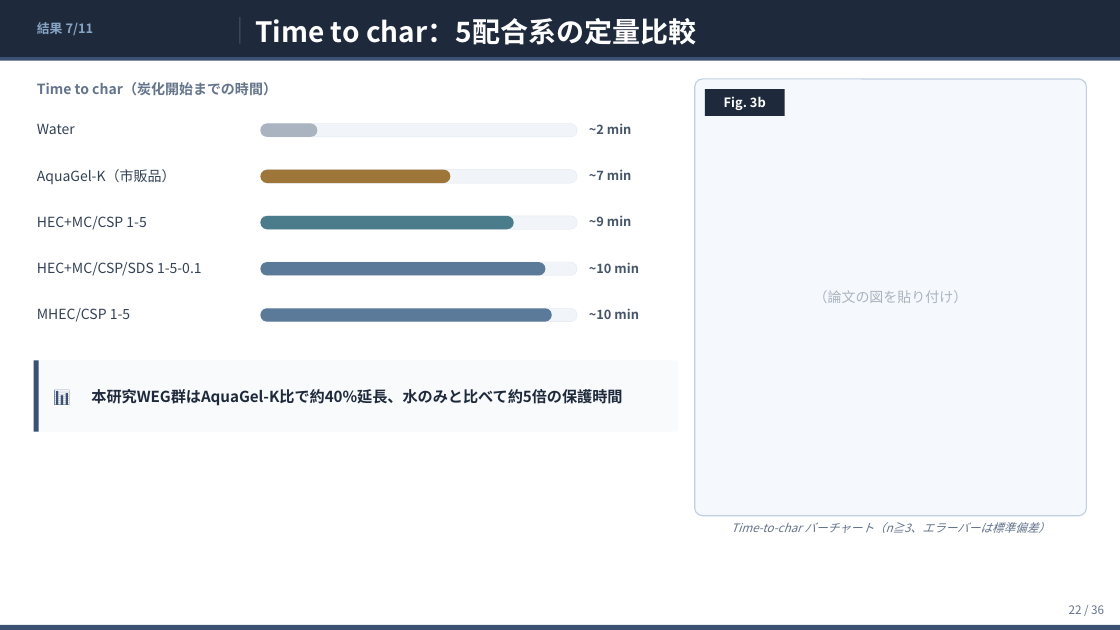
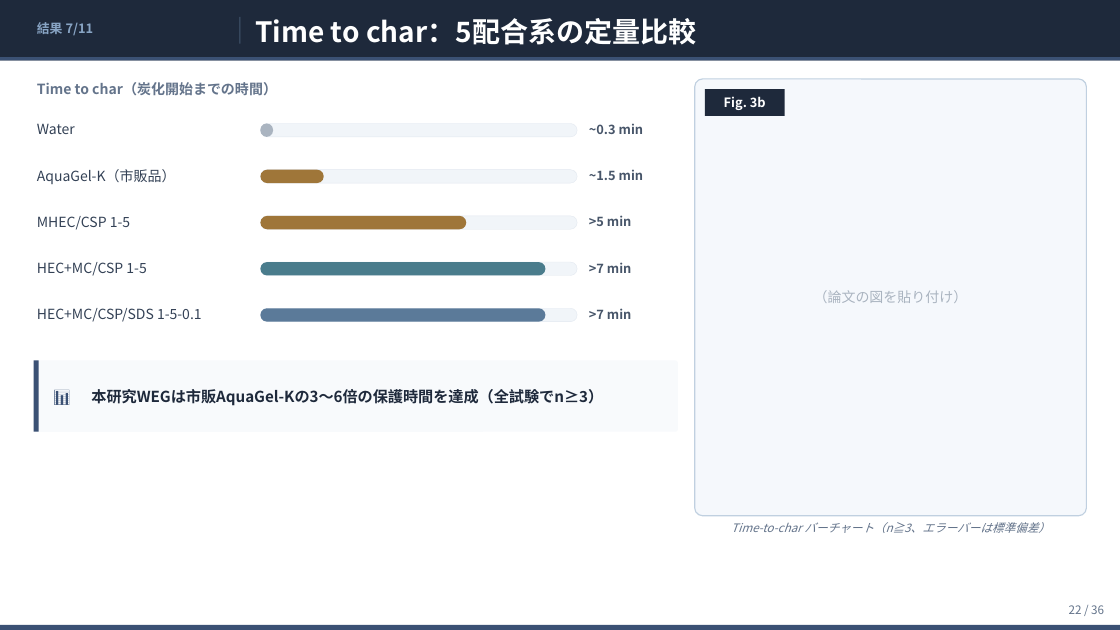
Before and after one commit to ytaisei0525-design/my-first-claude, a slide deck: slide 22 of slides.pptx. Drawn at 1120x630 pixels with LibreOffice and Linux fonts; fonts in the diff are those of the drawing. Boxes give left, top, right and bottom in pixels: in the first picture for what was removed or moved away, otherwise in the second. Text is boxed around its words. In the diff, an @@ line names an element or a change of style, - is before the commit and + after.

```diff
--- a/slides.pptx
+++ b/slides.pptx
@@ rounded rectangle: place and size @@
-rounded rectangle at [260,124,318,137]
+rounded rectangle at [260,124,273,137]
@@ text at [589,123,644,134]: text changed @@
-~2 min
+~0.3 min
@@ rounded rectangle: place and size @@
-rounded rectangle at [260,170,450,183]
+rounded rectangle at [260,170,323,183]
@@ text at [589,169,644,180]: text changed @@
-~7 min
+~1.5 min
@@ text at [37,216,130,230]: text changed @@
-HEC+MC/CSP 1-5
+MHEC/CSP 1-5
@@ rounded rectangle: place and size @@
-rounded rectangle at [260,216,514,229]
+rounded rectangle at [260,216,466,229]
@@ rounded rectangle at [260,216,466,229]: fill #4A7C8C to #9F7639 @@
@@ text at [589,215,632,226]: text changed @@
-~9 min
+>5 min
@@ text at [37,262,146,276]: text changed @@
-HEC+MC/CSP/SDS 1-5-0.1
+HEC+MC/CSP 1-5
@@ rounded rectangle at [260,262,545,276]: fill #5B7A99 to #4A7C8C @@
@@ text at [589,262,632,273]: text changed @@
-~10 min
+>7 min
@@ text at [37,308,202,322]: text changed @@
-MHEC/CSP 1-5
+HEC+MC/CSP/SDS 1-5-0.1
@@ rounded rectangle: place and size @@
-rounded rectangle at [260,308,552,322]
+rounded rectangle at [260,308,545,322]
@@ text at [589,308,632,319]: text changed @@
-~10 min
+>7 min
@@ text at [91,389,603,406]: text changed @@
-本研究WEG群はAquaGel-K比で約40%延長、水のみと比べて約5倍の保護時間
+本研究WEGは市販AquaGel-Kの3〜6倍の保護時間を達成（全試験でn≥3）
```
Also in this commit, not shown: 15 other slides changed, 1 slide added, 1 slide removed, 1 other file.
